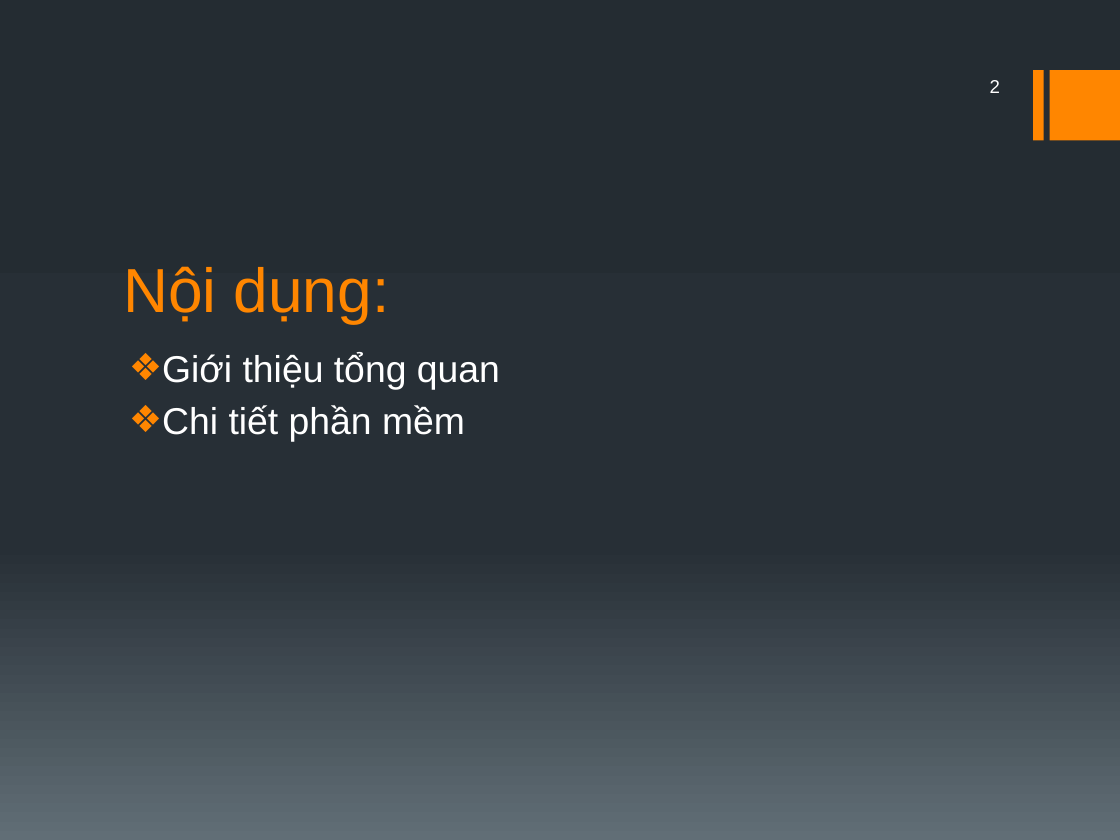
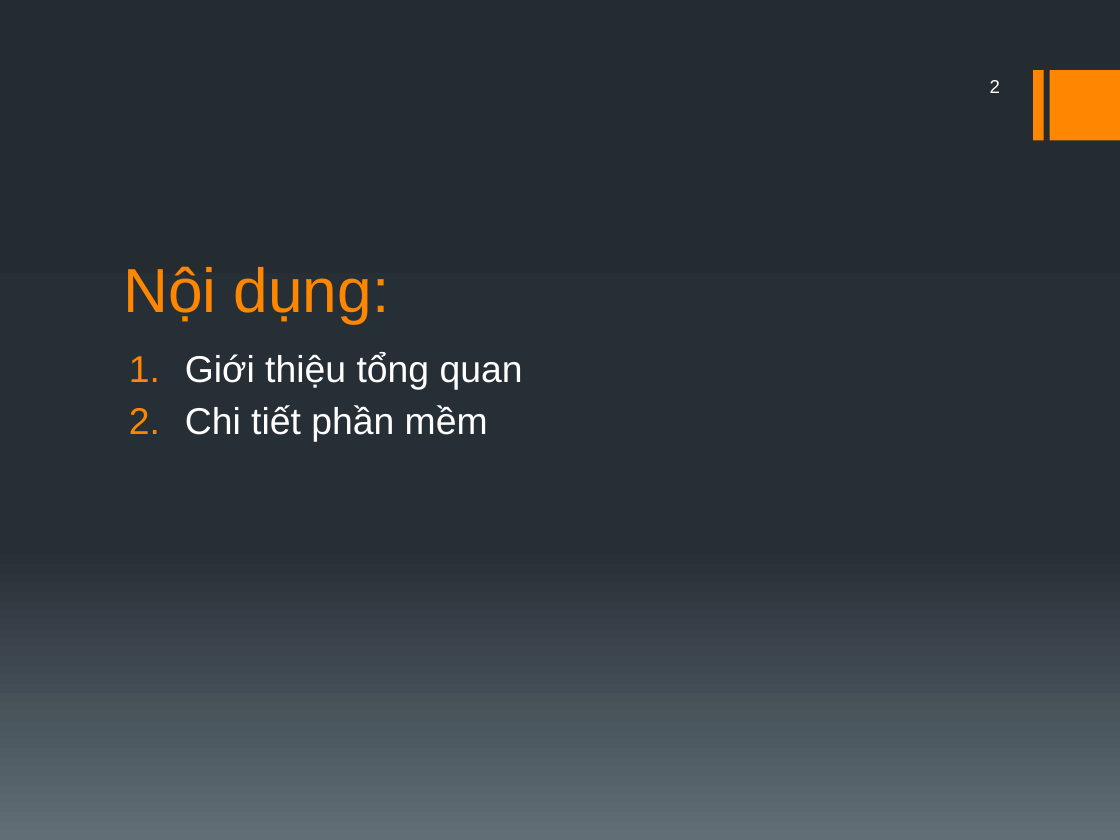
Before and after one commit to Hachiko001/CuaHang-NhaKho, a slide deck: slide 2 of Báo cáo/Báo cáo.pptx. Drawn at 1120x840 pixels with LibreOffice and Linux fonts; fonts in the diff are those of the drawing. Boxes give left, top, right and bottom in pixels: in the first picture for what was removed or moved away, otherwise in the second. Text is boxed around its words. In the diff, an @@ line names an element or a change of style, - is before the commit and + after.

```diff
--- a/Báo cáo/Báo cáo.pptx
+++ b/Báo cáo/Báo cáo.pptx
@@ text "Giới thiệu tổng quan" at bbox=[185, 352, 523, 442]: bullet ❖ to 1. @@
```
Also in this commit, not shown: 5 other slides changed, 4 slides added.
